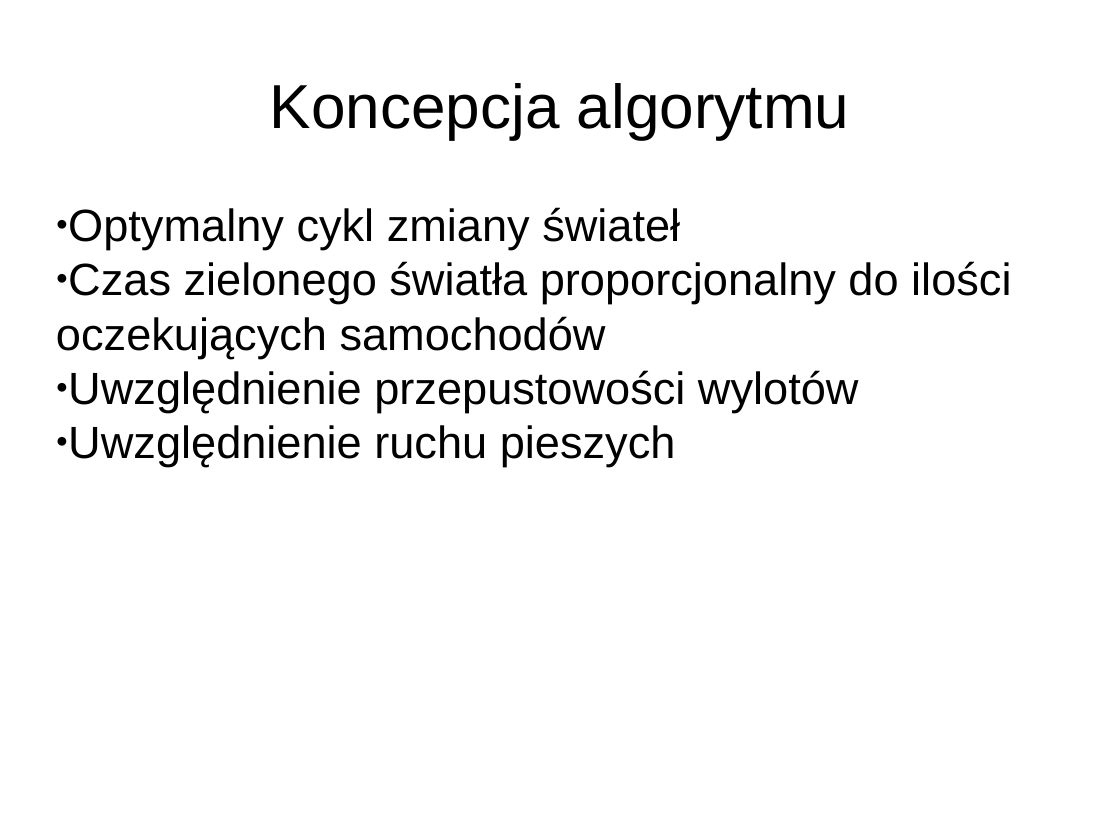
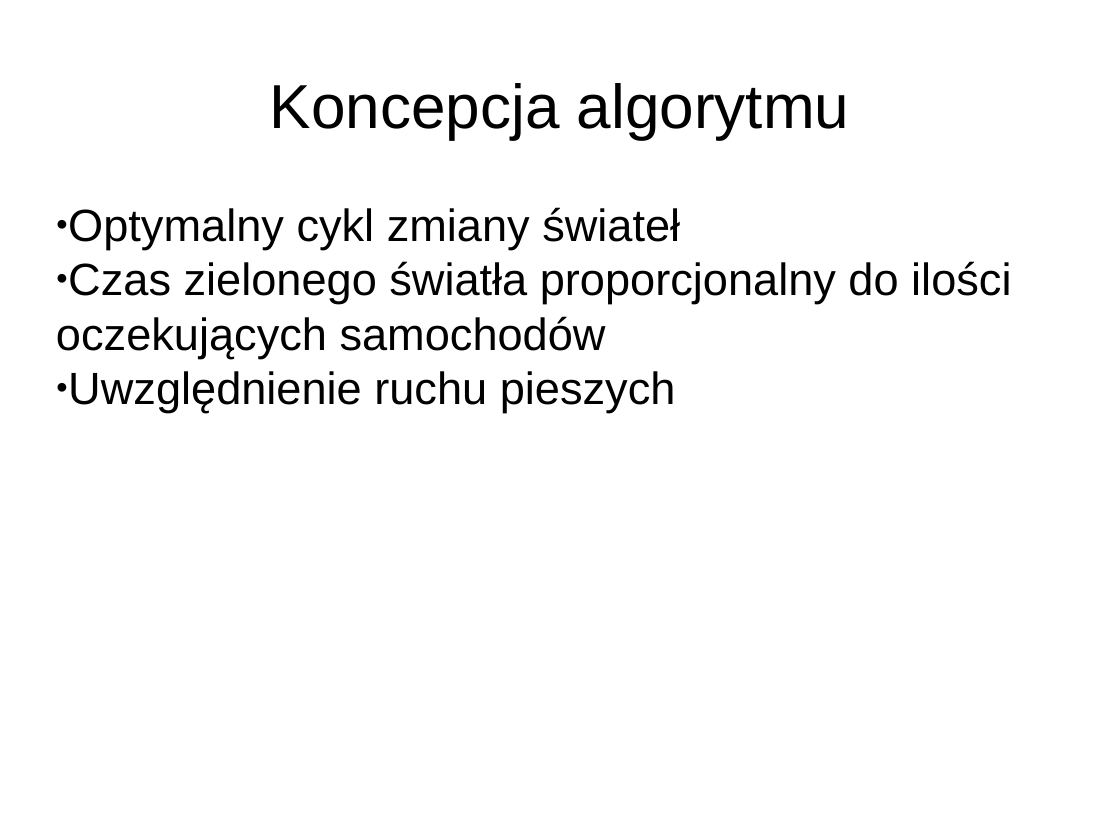
Before and after one commit to AleksanderPasiut/APProject_TrafficLights, a slide deck: slide 5 of prezentacja.pptx. Drawn at 1120x840 pixels with LibreOffice and Linux fonts; fonts in the diff are those of the drawing; background and template pictures are left out. Boxes give left, top, right and bottom in pixels: in the first picture for what was removed or moved away, otherwise in the second. Text is boxed around its words. In the diff, an @@ line names an element or a change of style, - is before the commit and + after.

```diff
--- a/prezentacja.pptx
+++ b/prezentacja.pptx
@@ text at <box>68,370,859,412</box>: paragraph removed @@
-● Uwzględnienie przepustowości wylotów
```
Also in this commit, not shown: 5 other slides changed, 1 other file.
